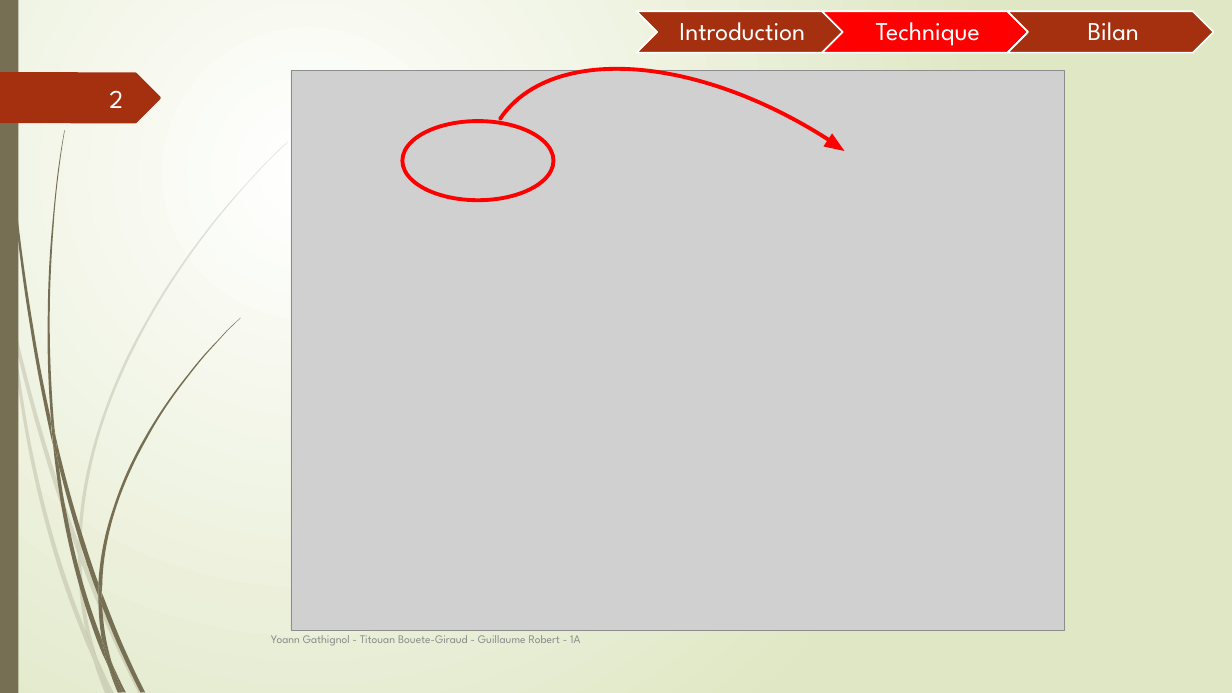
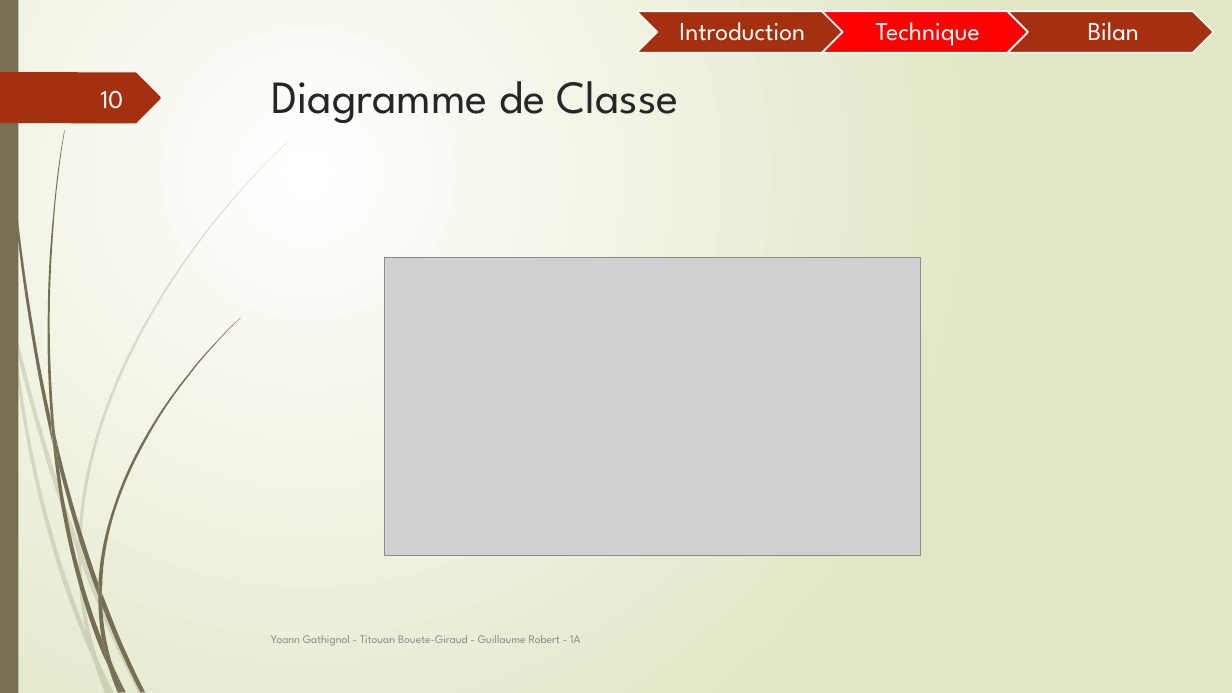
Before and after one commit to Guyoms/PTUT2016, a slide deck: slide 10 of IHearISay/I_HEAR_I_SAY_Points_Techniques.pptx (slide 2 before the commit). Drawn at 1232x693 pixels with LibreOffice and Linux fonts; fonts in the diff are those of the drawing; grey boxes stand for pictures. Boxes give left, top, right and bottom in pixels: in the first picture for what was removed or moved away, otherwise in the second. Text is boxed around its words. In the diff, an @@ line names an element or a change of style, - is before the commit and + after.

```diff
--- a/IHearISay/I_HEAR_I_SAY_Points_Techniques.pptx
+++ b/IHearISay/I_HEAR_I_SAY_Points_Techniques.pptx
@@ arc (boxed as its full ellipse) removed at box(408, 0, 1081, 585) @@
@@ title added at box(271, 81, 679, 123), 36 pt, text #262626 @@
+Diagramme de Classe
@@ picture removed at box(292, 71, 1065, 631) @@
@@ page number at box(101, 90, 124, 109): text changed @@
-2
+10
@@ ellipse removed at box(403, 121, 555, 201) @@
@@ triangle removed at box(823, 134, 849, 158) @@
@@ picture added at box(384, 257, 921, 555) @@
```
Also in this commit, not shown: 5 other slides changed, 1 slide added.
